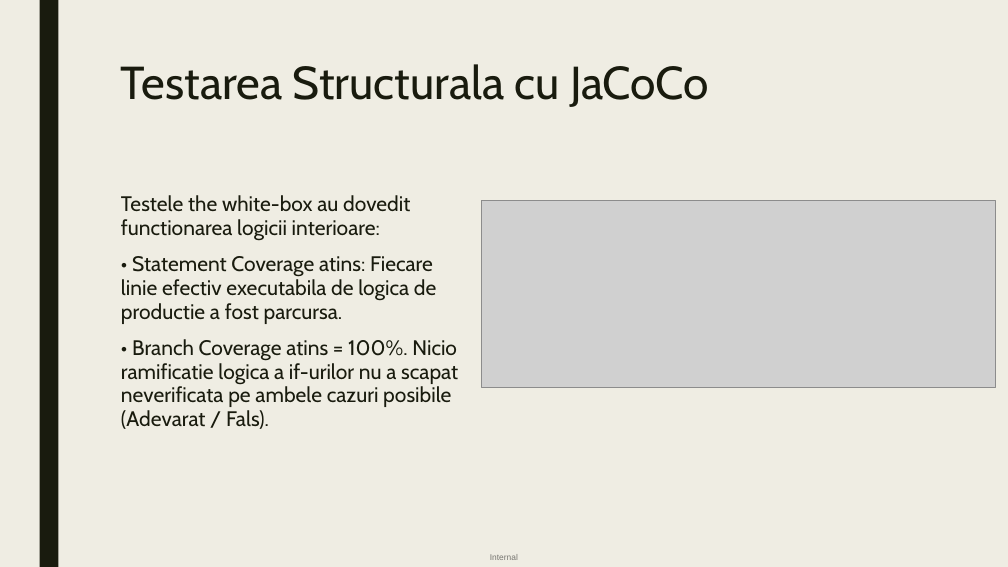
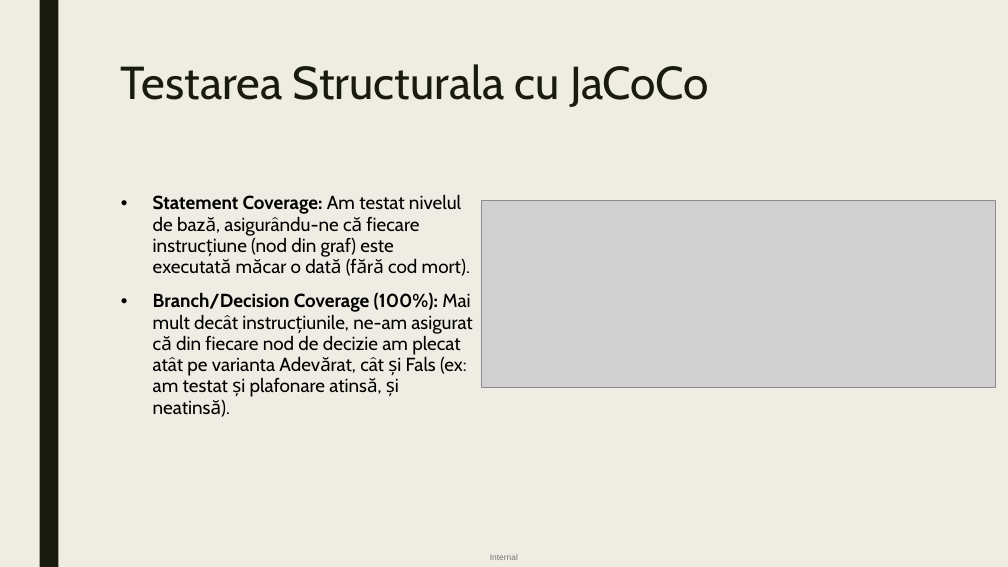
Before and after one commit to apostoltudor/BachelorsDegree-UNIBUC-FMI, a slide deck: slide 9 of TSS.pptx (slide 5 before the commit). Drawn at 1008x567 pixels with LibreOffice and Linux fonts; fonts in the diff are those of the drawing; grey boxes stand for pictures. Boxes give left, top, right and bottom in pixels: in the first picture for what was removed or moved away, otherwise in the second. Text is boxed around its words. In the diff, an @@ line names an element or a change of style, - is before the commit and + after.

Commit message:
Finalizare proiect TSS: actualizare completa README, adaugare Raport AI si dovezi teste AI

```diff
--- a/TSS.pptx
+++ b/TSS.pptx
@@ text at bbox=[153, 194, 472, 397]: text changed; size 20 to 18 pt; text colour #191B0E to #000000 @@
-Testele the white-box au dovedit functionarea logicii interioare:
-• Statement Coverage atins: Fiecare linie efectiv executabila de logica de productie a fost parcursa.
-• Branch Coverage atins = 100%. Nicio ramificatie logica a if-urilor nu a scapat neverificata pe ambele cazuri posibile (Adevarat / Fals).
+• Statement Coverage: Am testat nivelul de bază, asigurându-ne că fiecare instrucțiune (nod din graf) este executată măcar o dată (fără cod mort).
+• Branch/Decision Coverage (100%): Mai mult decât instrucțiunile, ne-am asigurat că din fiecare nod de decizie am plecat atât pe varianta Adevărat, cât și Fals (ex: am testat și plafonare atinsă, și neatinsă).
```
Also in this commit, not shown: 5 other slides changed, 7 slides added, 2 slides removed, 17 other files.
